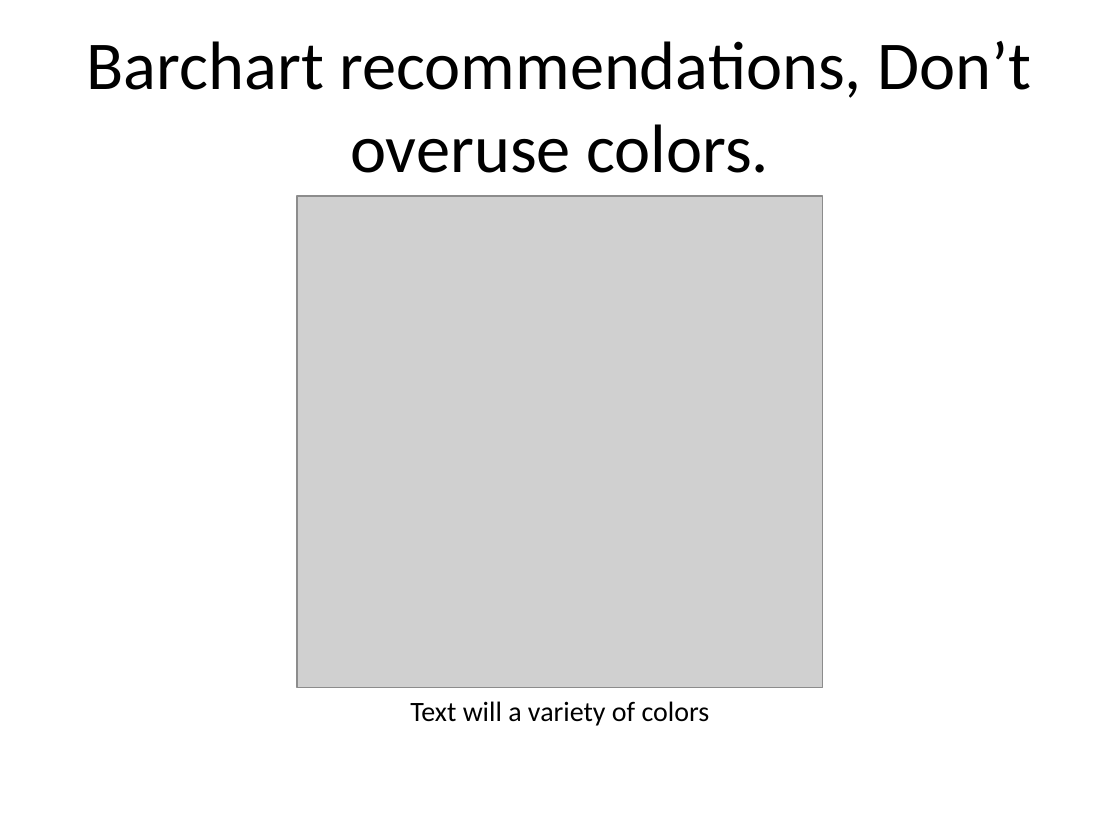
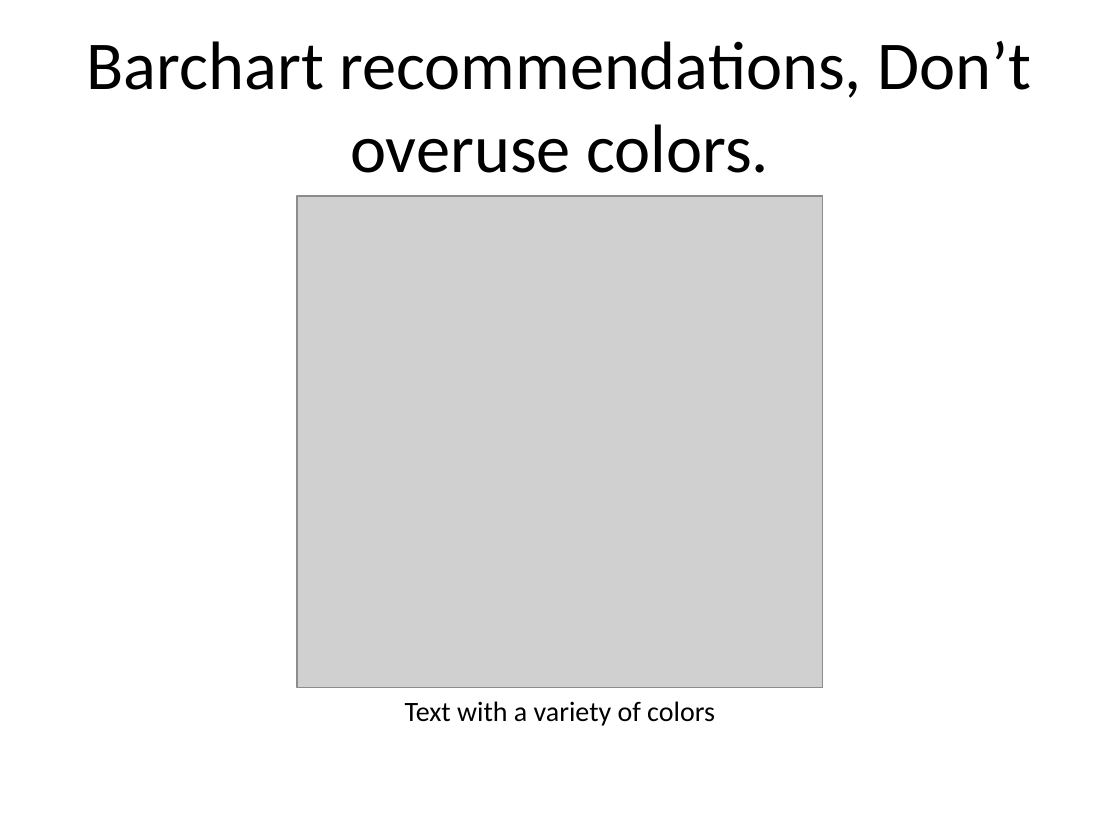
Before and after one commit to pmean/data-visualization, a slide deck: slide 3 of data-viz-02/component/recommendations-colors.pptx (slide 4 before the commit). Drawn at 1120x840 pixels with LibreOffice and Linux fonts; fonts in the diff are those of the drawing; grey boxes stand for pictures. Boxes give left, top, right and bottom in pixels: in the first picture for what was removed or moved away, otherwise in the second. Text is boxed around its words. In the diff, an @@ line names an element or a change of style, - is before the commit and + after.

Commit message:
Work on pure color problems

```diff
--- a/data-viz-02/component/recommendations-colors.pptx
+++ b/data-viz-02/component/recommendations-colors.pptx
@@ text at (405, 701, 715, 726): text changed @@
-Text will a variety of colors
+Text with a variety of colors
```
Also in this commit, not shown: 1 other slide changed, 18 slides added, 1 slide removed, 25 other files.
